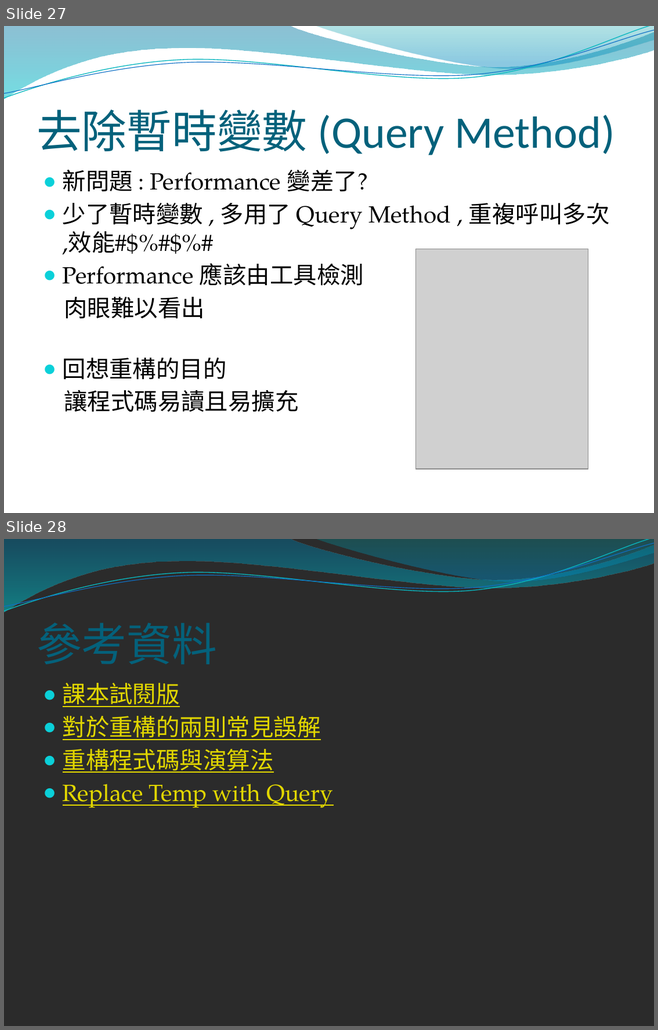
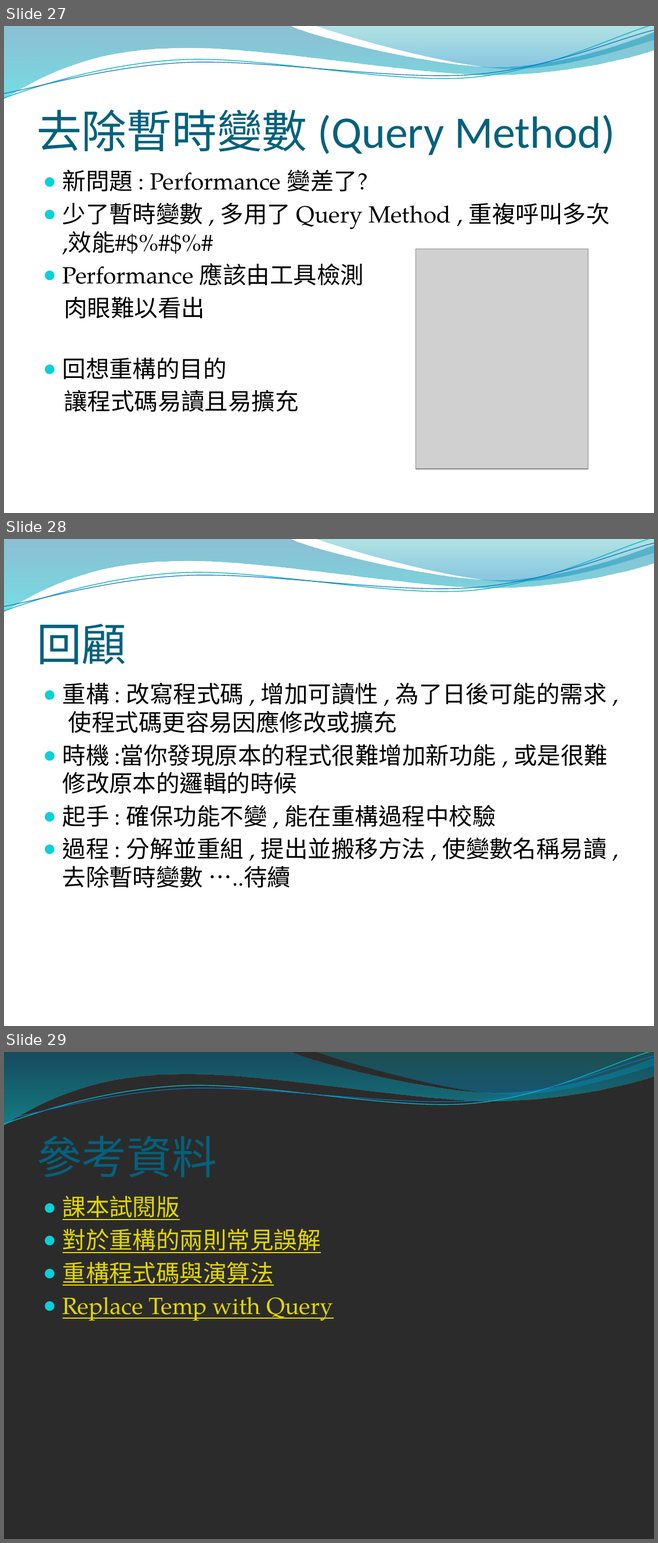
Before and after one commit to DavidLai0927/Assignment, a slide deck: Refactoring/Refactoring 0~1.3.pptx. Shown one above the other, each under a label of ours: slides 27 and 28 before the commit, slides 27, 28 and 29 after it. The pictures are 658x1030 and 658x1543 pixels, drawn with LibreOffice and Linux fonts; fonts in the diff are those of the drawing; grey boxes stand for pictures; background and template pictures are left out; a plain dark background stands for a picture behind light text. Boxes give left, top, right and bottom in pixels: in the first picture for what was removed or moved away, otherwise in the second. Text is boxed around its words. In the diff, an @@ line names an element or a change of style, - is before the commit and + after.

Commit message:
增加回顧 修正少許用詞

```diff
--- a/Refactoring/Refactoring 0~1.3.pptx
+++ b/Refactoring/Refactoring 0~1.3.pptx
@@ slide 28 added at (4, 539, 654, 1026), background picture (left out); not listed: 4 template elements that a slide beside it also shows @@
@@ title added at (36, 624, 127, 664), 50 pt, text #04617B @@
+回顧
@@ text added at (63, 683, 607, 888), 26 pt, text #000000 @@
+● 重構 : 改寫程式碼 , 增加可讀性 , 為了日後可能的需求 , 使程式碼更容易因應修改或擴充
+● 時機 :當你發現原本的程式很難增加新功能 , 或是很難修改原本的邏輯的時候
+● 起手 : 確保功能不變 , 能在重構過程中校驗
+● 過程 : 分解並重組 , 提出並搬移方法 , 使變數名稱易讀 ,去除暫時變數 …..待續
@@ what was slide 28 is now slide 29 @@
```
Also in this commit, not shown: 1 slide changed.
